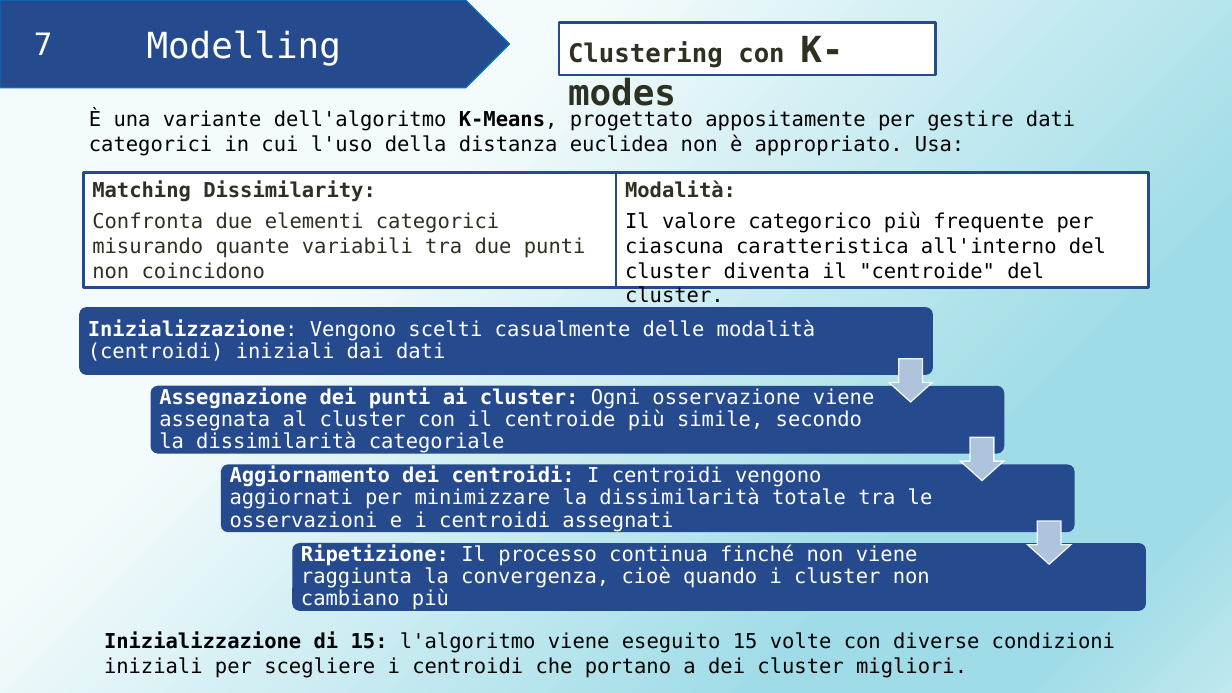
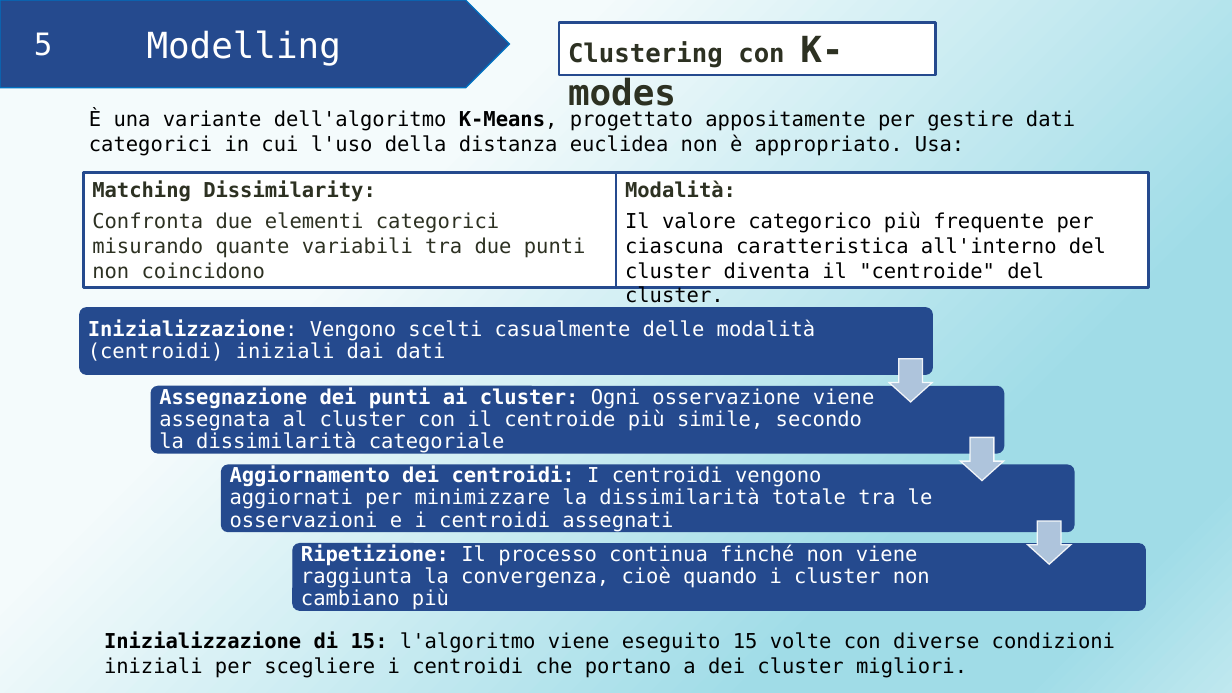
Before and after one commit to AlessiaRossi/Teleassistance-Supervised-Clustering, a slide deck: slide 11 of myLib/Presentazione_proggetto_FIA.pptx (slide 13 before the commit). Drawn at 1232x693 pixels with LibreOffice and Linux fonts; fonts in the diff are those of the drawing. Boxes give left, top, right and bottom in pixels: in the first picture for what was removed or moved away, otherwise in the second. Text is boxed around its words. In the diff, an @@ line names an element or a change of style, - is before the commit and + after.

```diff
--- a/myLib/Presentazione_proggetto_FIA.pptx
+++ b/myLib/Presentazione_proggetto_FIA.pptx
@@ text at <box>34,32,53,56</box>: text changed @@
-7
+5
```
Also in this commit, not shown: 15 other slides changed, 1 slide added, 2 slides removed, 3 other files.
